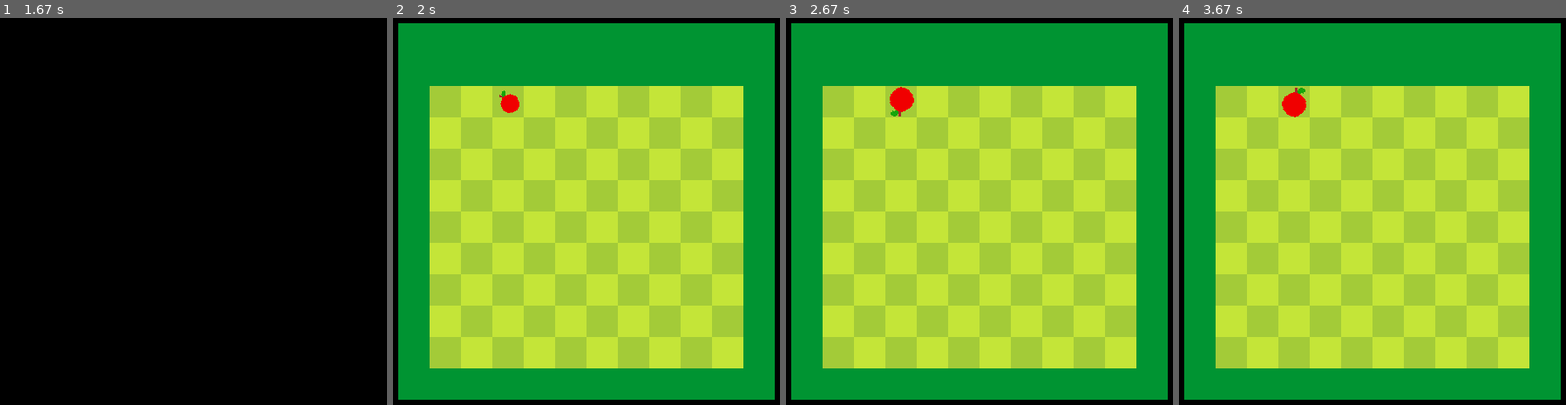
Above: before the commit, frames 1-4 (left to right).
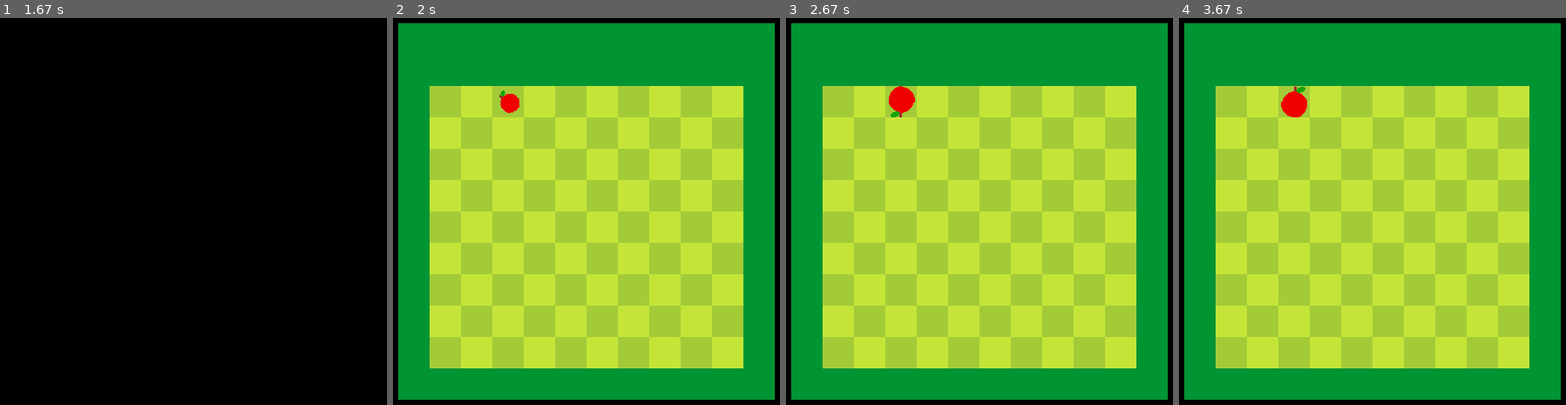
Above: after the commit, the same moments.

Repository: the24/pygame-snake
Game: pygame game, started from main.py
Two runs of this game, one before a commit and one after it. Both use one fixed random seed, a clock stepped at 60 frames per second and the inputs below.
Inputs:
- Up to frame 1 (1.67 s): tap A at 0.33 s
- Up to frame 2 (2 s): tap Space at 1.67 s
- Up to frame 3 (2.67 s): no input
- Up to frame 4 (3.67 s): no input

Frame 1 is identical in both runs. In frame 2, less than 0.1% of the frame differs, in the area x 27-33%, y 18-25%; in frame 3, less than 0.1%, in the area x 26-34%, y 17-26%; in frame 4, less than 0.1%.

Commit message:
posibilité de faire annimation en boucle

Diff:
--- a/animation.py
+++ b/animation.py
@@ -15,9 +15,17 @@
         self.loop = loop
         self.ended = False
 
-    @abstractmethod
     def anim(self) -> None:
-        pass
+        if self.ended:
+            return
+
+        self.frame_passed += 1
+
+        if self.frame_passed == self.duration:
+            if self.loop:
+                self.frame_passed = 0
+            else:
+                self.ended = True
 
 class RotateAnim(Anim):
 
@@ -28,11 +36,7 @@
 
     def anim(self) -> None:
         # TODO: Handle zoom distortion
-        if self.ended:
-            return
-
-        if self.frame_passed >= self.duration and not self.loop:
-            self.ended = True
+        super().anim()
 
         angle = (self.angle / self.duration) * self.frame_passed
 
@@ -41,5 +45,3 @@
 
         rotated_surf = pygame.transform.rotate(self.original_surface, angle)
         self.obj_ptr[0]._surface = pygame.transform.scale(rotated_surf, (width, height))
-
-        self.frame_passed += 1
--- a/map.py
+++ b/map.py
@@ -36,9 +36,9 @@
         for anim in self.anim_list:
             anim.anim()
 
-    def obj_rotate(self, obj, angle, duration):
+    def obj_rotate(self, obj, angle, duration, loop = False):
         for anim in self.anim_list:
             if obj is anim.obj_ptr[0] and isinstance(anim, RotateAnim):
                 return
 
-        self.anim_list.append(RotateAnim([obj], duration, angle))
+        self.anim_list.append(RotateAnim([obj], duration, angle, loop))
